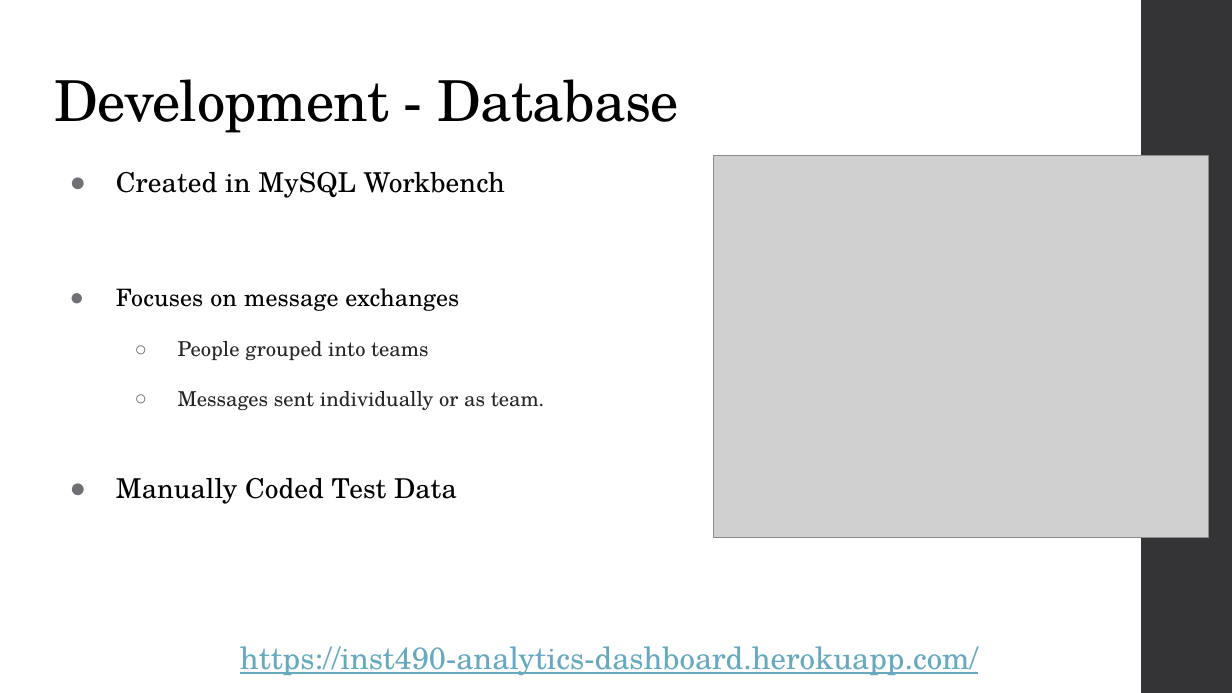
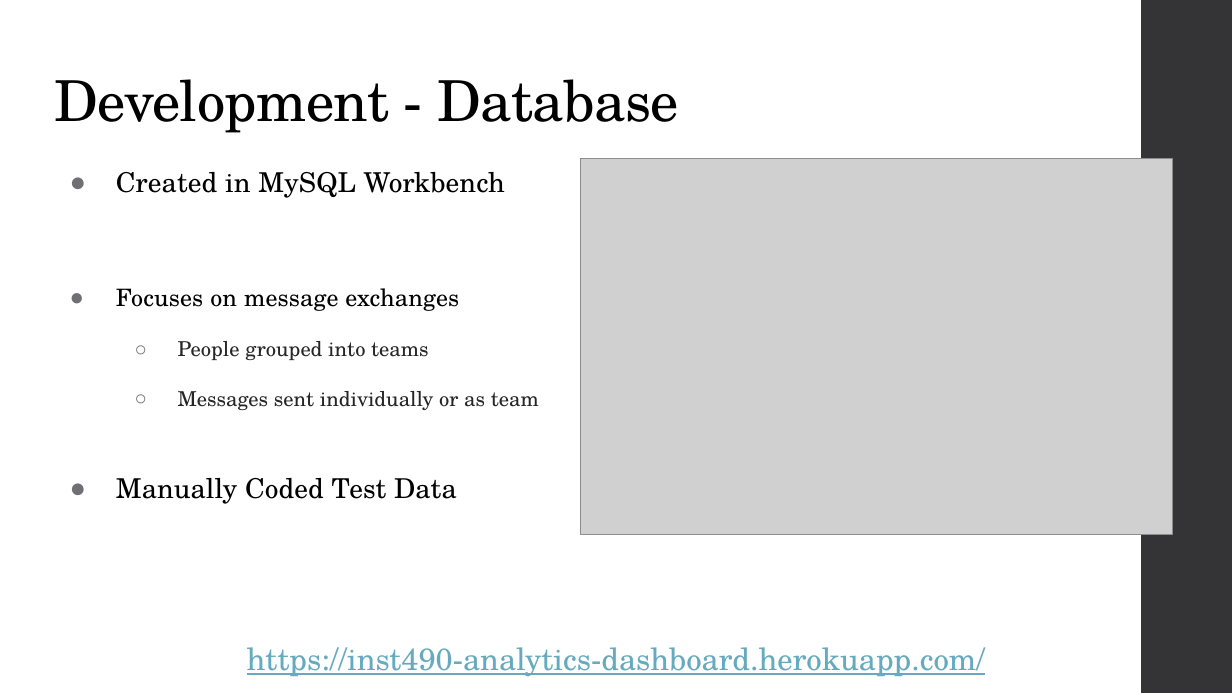
Before and after one commit to connormcdxc/Analytics-Dashboard, a slide deck: slide 3 of public/pdf/Capstone Presentation.pptx. Drawn at 1232x693 pixels with LibreOffice and Linux fonts; fonts in the diff are those of the drawing; grey boxes stand for pictures. Boxes give left, top, right and bottom in pixels: in the first picture for what was removed or moved away, otherwise in the second. Text is boxed around its words. In the diff, an @@ line names an element or a change of style, - is before the commit and + after.

```diff
--- a/public/pdf/Capstone Presentation.pptx
+++ b/public/pdf/Capstone Presentation.pptx
@@ picture: place and size @@
-picture at (713, 155, 1209, 537)
+picture at (580, 159, 1173, 535)
@@ text at (178, 391, 539, 410): text changed @@
-  ○ Messages sent individually or as team.
+  ○ Messages sent individually or as team
@@ text "https://inst490-analytics-dashboard.herokuapp.com/": place and size @@
-text "https://inst490-analytics-dashboard.herokuapp.com/" at (240, 646, 978, 676)
+text "https://inst490-analytics-dashboard.herokuapp.com/" at (247, 647, 985, 677)
```
Also in this commit, not shown: 5 other slides changed, 1 other file.
